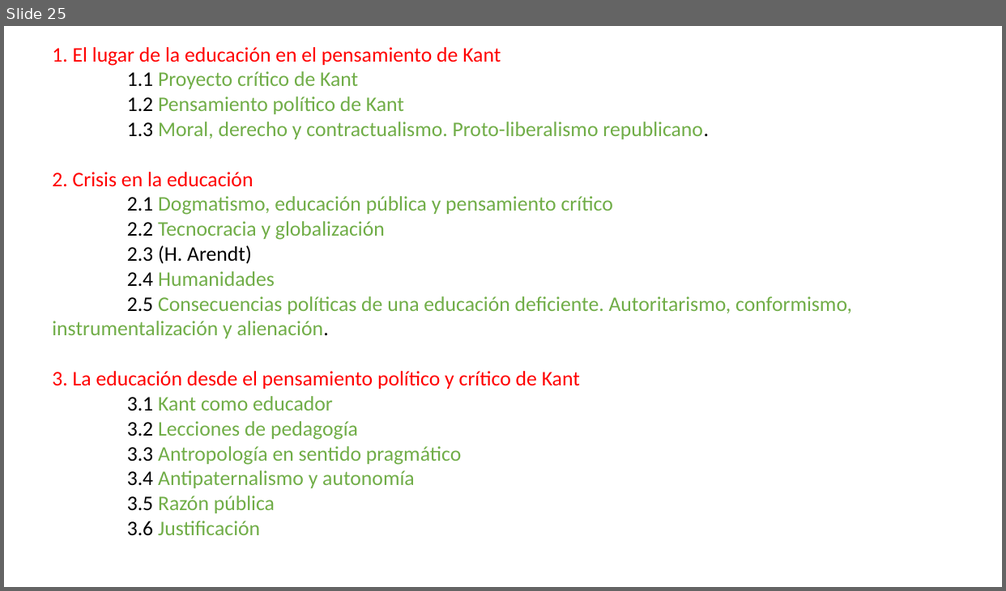
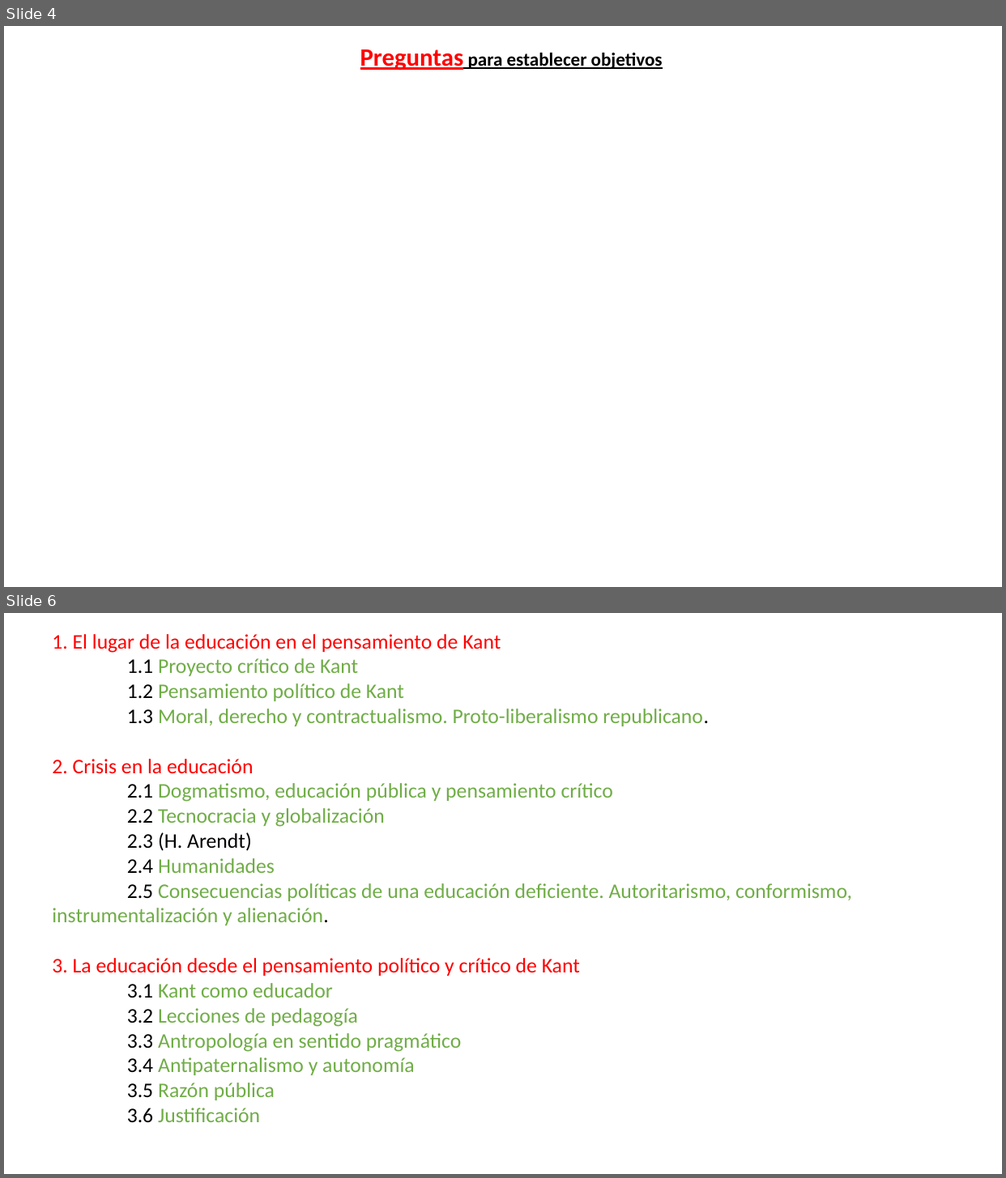
Before and after one commit to zaboltar/zaboltar.github.io, a slide deck: assets uarm/2023 2 UarmPCrit/tesis docs/esquema tesis expo.pptx. Shown one above the other, each under a label of ours: slide 25 before the commit, slides 4 and 6 after it; the slides between them are not shown. The pictures are 1006x591 and 1006x1178 pixels, drawn with LibreOffice and Linux fonts; fonts in the diff are those of the drawing. Boxes give left, top, right and bottom in pixels: in the first picture for what was removed or moved away, otherwise in the second. Text is boxed around its words. In the diff, an @@ line names an element or a change of style, - is before the commit and + after.

```diff
--- a/assets uarm/2023 2 UarmPCrit/tesis docs/esquema tesis expo.pptx
+++ b/assets uarm/2023 2 UarmPCrit/tesis docs/esquema tesis expo.pptx
@@ slide 4 added at [4, 26, 1002, 587], background #FFFFFF @@
@@ text added at [360, 49, 663, 71], 18 pt, text #000000, bold, underline @@
+Preguntas para establecer objetivos
@@ what was slide 25 is now slide 6 @@
```
Also in this commit, not shown: 4 slides changed, 21 slides removed, 22 other files.
